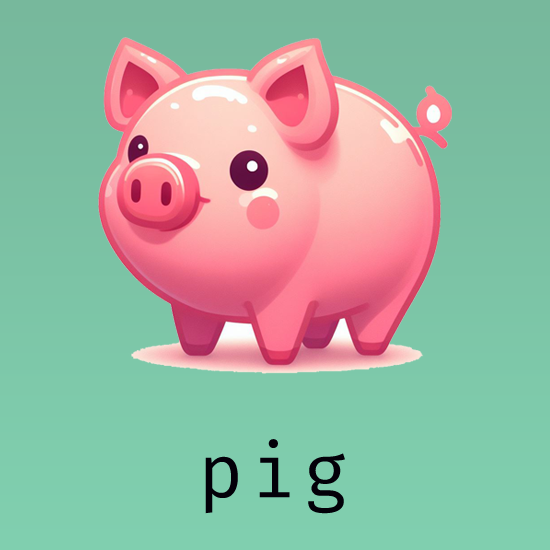
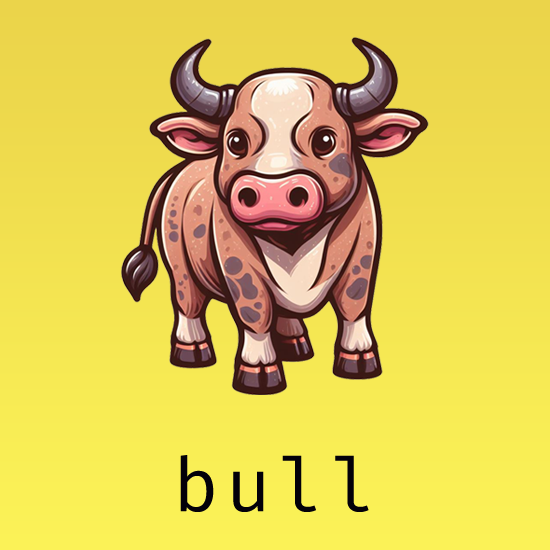
The second 550 × 550 image is a revision of the first. Changes to its layers:
showed "bull" (1st of 2) over [180, 455, 369, 512]
showed "bull" (2nd of 2) over [121, 37, 429, 395]
hid "pig" (1st of 2) over [205, 439, 345, 514]
hid "pig" (2nd of 2) over [98, 37, 452, 374]
hid "Green" over [0, 0, 550, 550]
showed "Yellow" over [0, 0, 550, 550]
